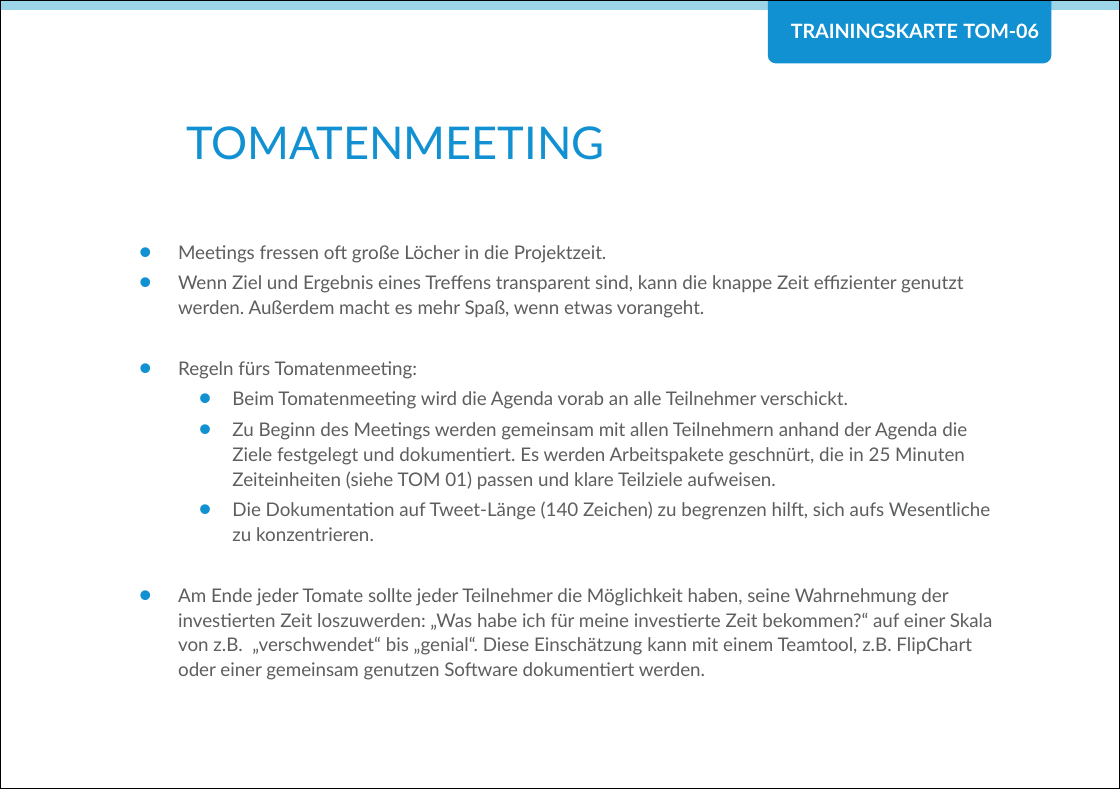
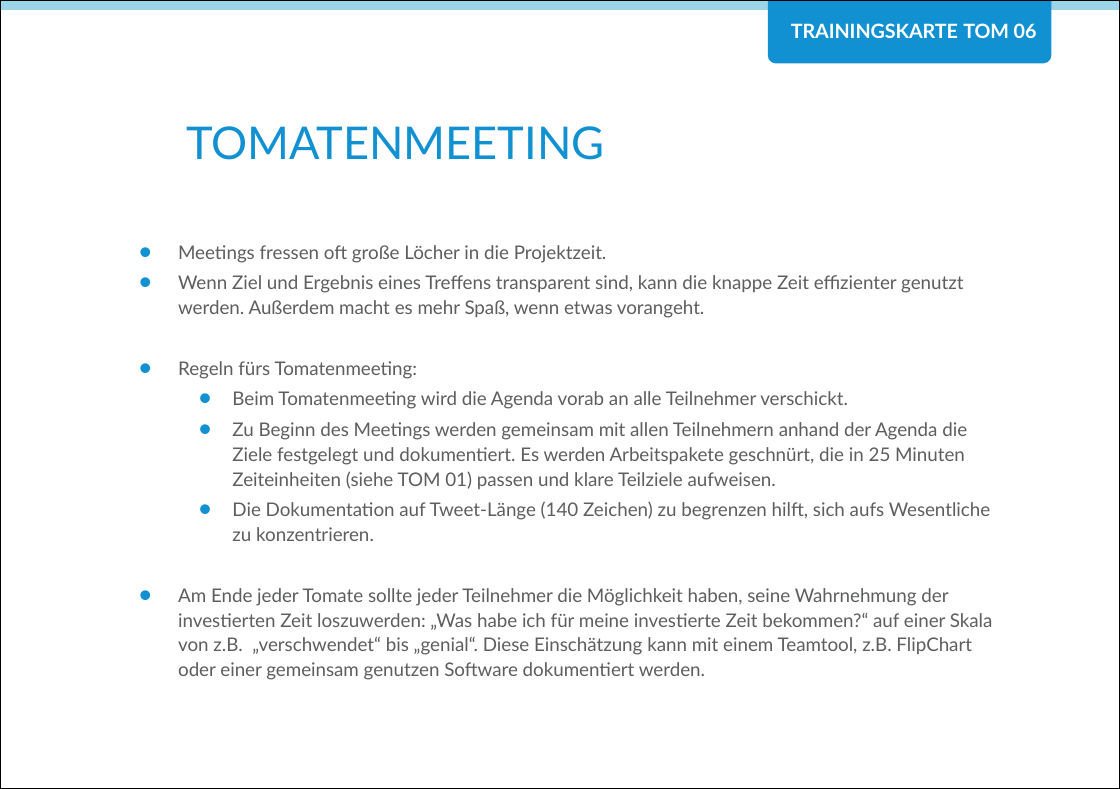
Before and after one commit to Teamtool/training-materials, a slide deck: slide 1 of agile moves/Tomatoes (TOM)/ger_TOM_06_Tomatenmeeting.pptx. Drawn at 1120x789 pixels with LibreOffice and Linux fonts; fonts in the diff are those of the drawing; background and template pictures are left out. Boxes give left, top, right and bottom in pixels: in the first picture for what was removed or moved away, otherwise in the second. Text is boxed around its words. In the diff, an @@ line names an element or a change of style, - is before the commit and + after.

```diff
--- a/agile moves/Tomatoes (TOM)/ger_TOM_06_Tomatenmeeting.pptx
+++ b/agile moves/Tomatoes (TOM)/ger_TOM_06_Tomatenmeeting.pptx
@@ rectangle added at (x1=0, y1=0, x2=1120, y2=789), outline #BFBFBF 0.75 pt @@
@@ text at (x1=791, y1=23, x2=1037, y2=38): text changed @@
-TRAININGSKARTE TOM-06
+TRAININGSKARTE TOM 06
```
Also in this commit, not shown: 1 other slide changed, 3 other files.
